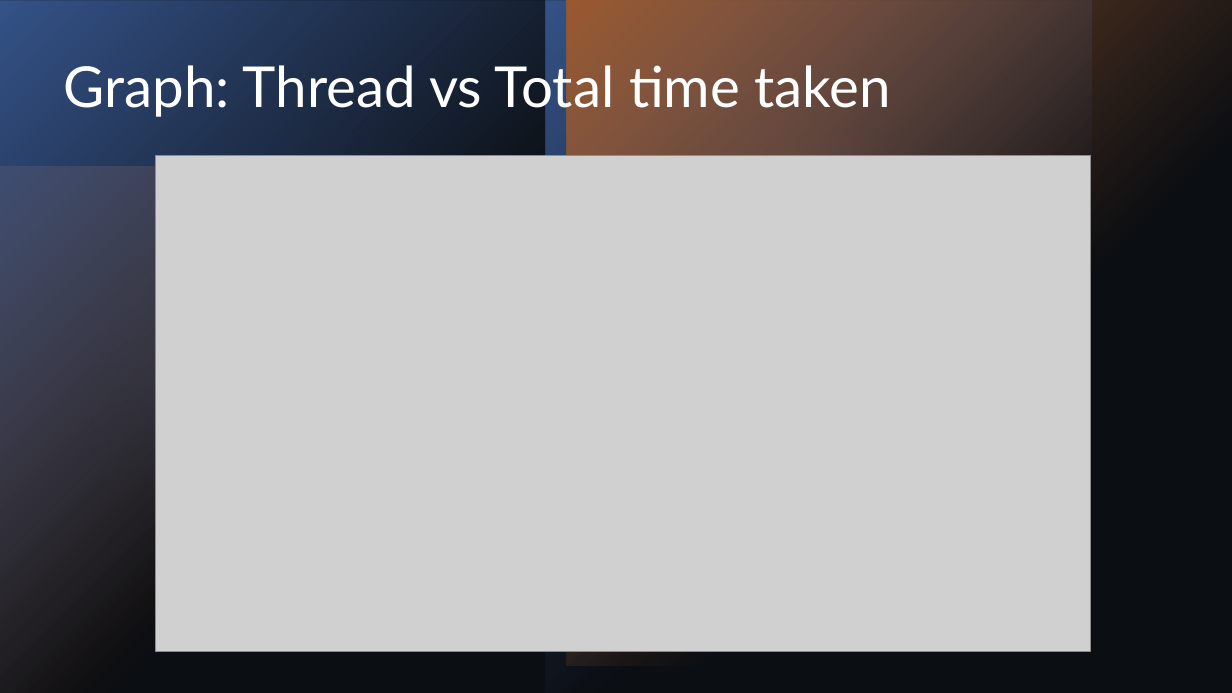
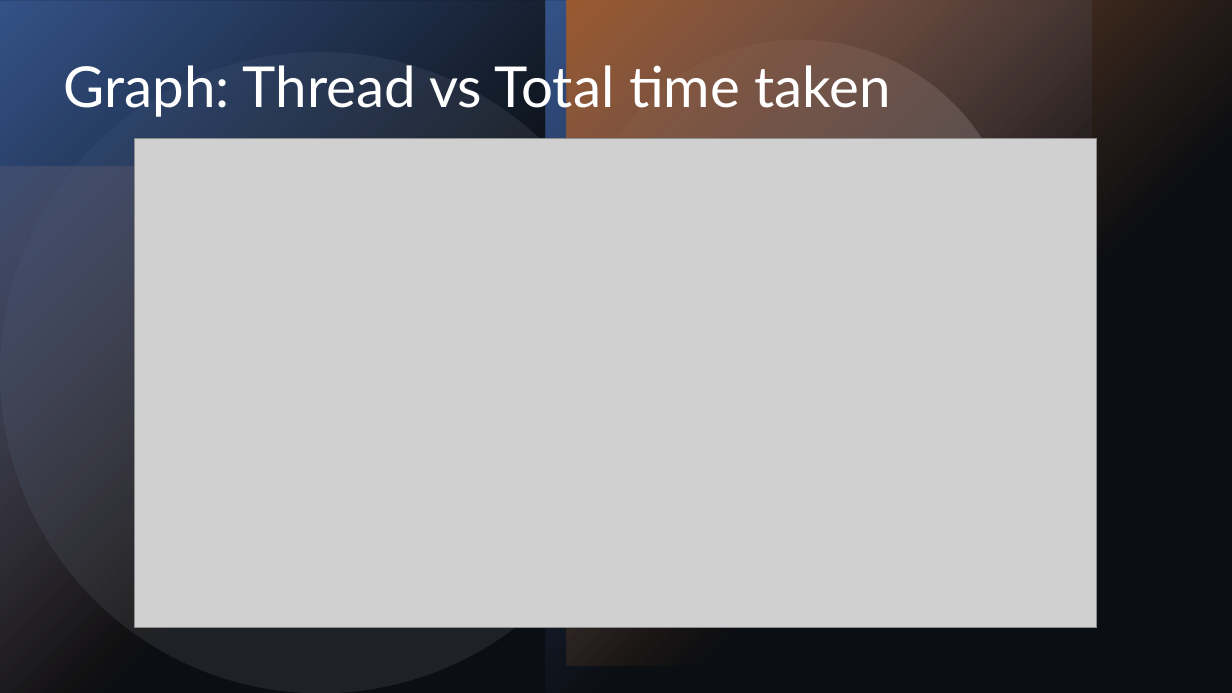
Before and after one commit to R-Marconi01/Maze-Solver, a slide deck: slide 9 of Maze Solver.pptx (slide 8 before the commit). Drawn at 1232x693 pixels with LibreOffice and Linux fonts; fonts in the diff are those of the drawing; grey boxes stand for pictures. Boxes give left, top, right and bottom in pixels: in the first picture for what was removed or moved away, otherwise in the second. Text is boxed around its words. In the diff, an @@ line names an element or a change of style, - is before the commit and + after.

```diff
--- a/Maze Solver.pptx
+++ b/Maze Solver.pptx
@@ mirrored; rotation 180 to 0 degrees in 3 elements at (0,0,546,693), (546,0,1092,693), (567,0,1232,666) @@
@@ picture: place and size @@
-picture at (155,155,1091,652)
+picture at (134,139,1097,628)
@@ mirrored; rotation 0 to 180 degrees in 3 elements at (581,40,1018,476), (0,52,641,693), (0,166,528,693) @@
```
Also in this commit, not shown: 3 other slides changed, 4 slides added, 4 slides removed.
